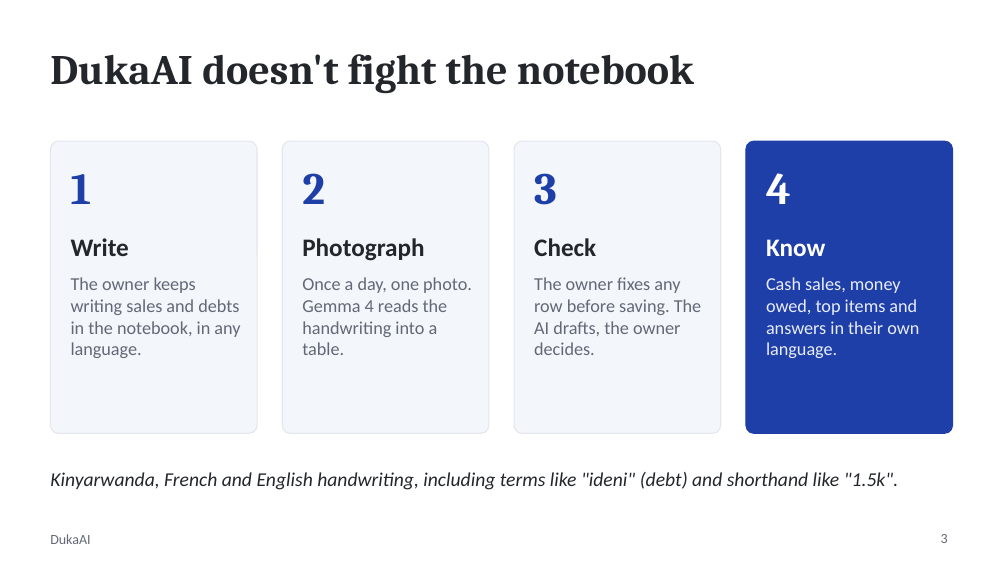
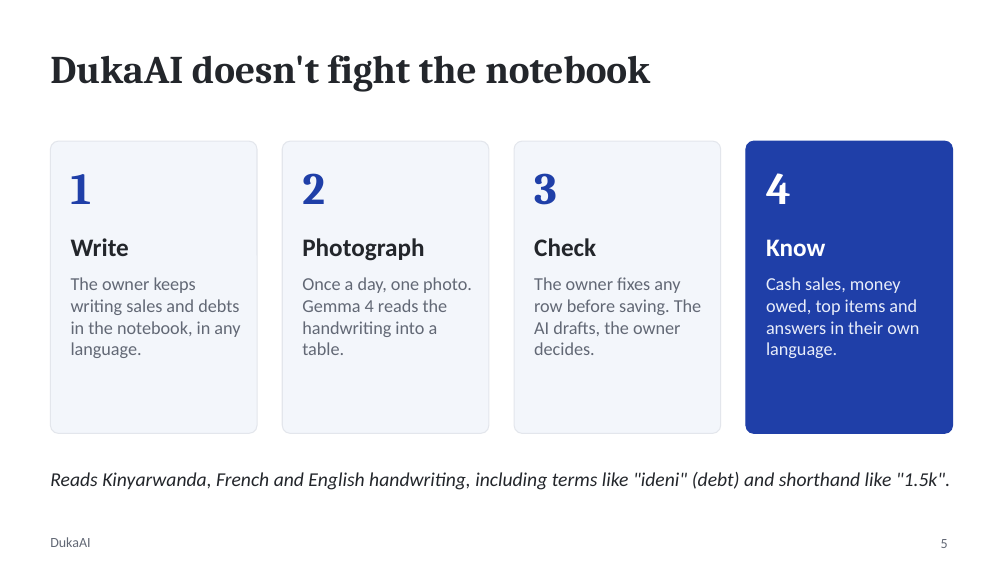
Before and after one commit to Elthiero/daftari, a slide deck: slide 5 of docs/DukaAI_Pitch.pptx (slide 3 before the commit). Drawn at 1008x567 pixels with LibreOffice and Linux fonts; fonts in the diff are those of the drawing. Boxes give left, top, right and bottom in pixels: in the first picture for what was removed or moved away, otherwise in the second. Text is boxed around its words. In the diff, an @@ line names an element or a change of style, - is before the commit and + after.

```diff
--- a/docs/DukaAI_Pitch.pptx
+++ b/docs/DukaAI_Pitch.pptx
@@ title "DukaAI doesn't fight the notebook" at (50, 55, 650, 92): size 30 to 28 pt @@
@@ text at (50, 472, 950, 490): text changed @@
-Kinyarwanda, French and English handwriting, including terms like "ideni" (debt) and shorthand like "1.5k".
+Reads Kinyarwanda, French and English handwriting, including terms like "ideni" (debt) and shorthand like "1.5k".
@@ page number at (941, 539, 948, 548): text changed @@
-3
+5
```
Also in this commit, not shown: 6 other slides changed, 5 slides added, 1 other file.
